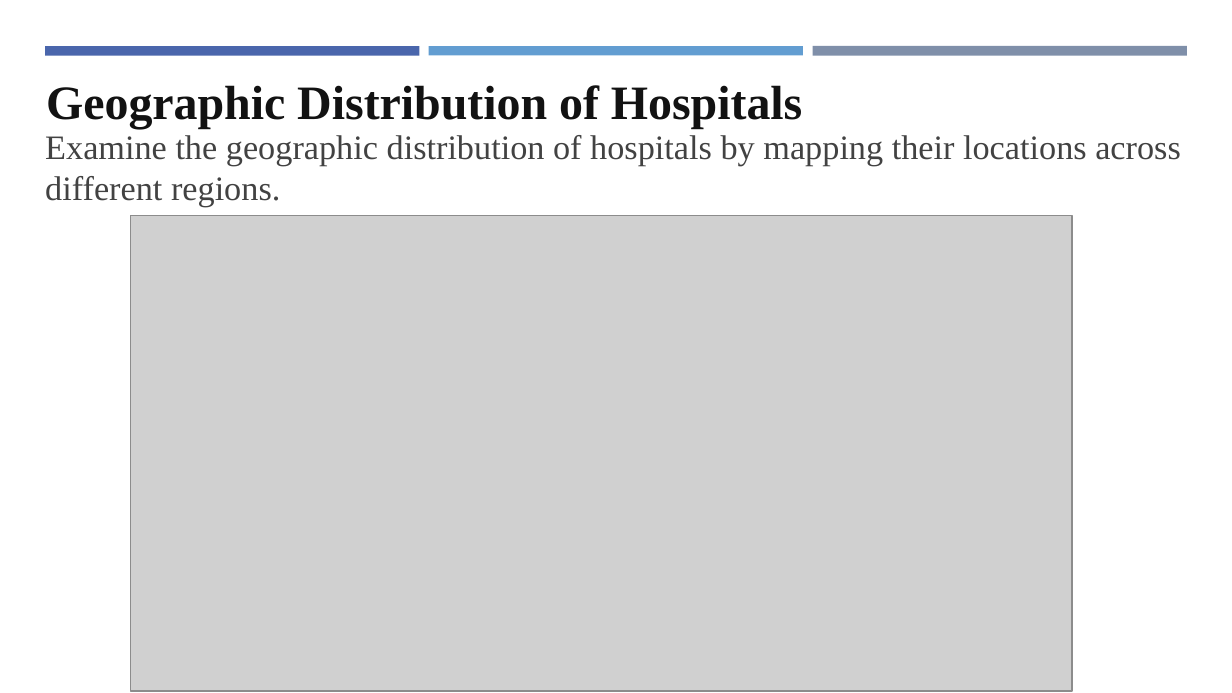
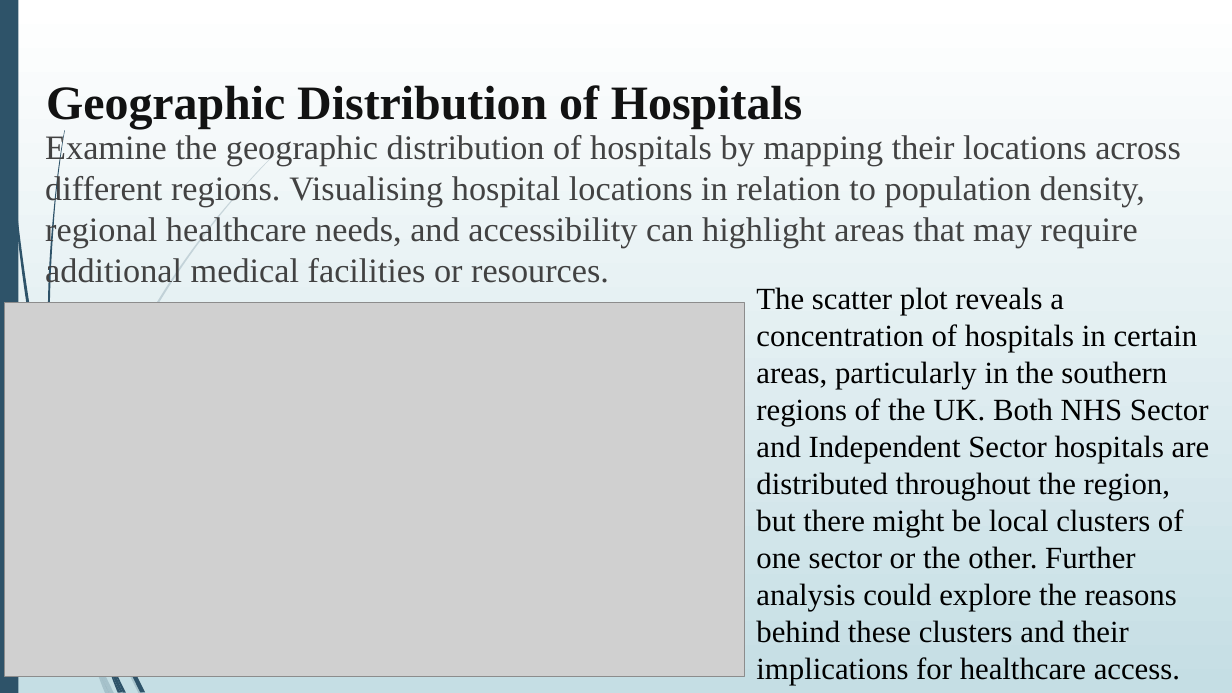
Before and after one commit to kouakoua1/Hospital-Analysis, a slide deck: slide 14 of 5 - Hospital Data Analysis report - Presentation.pptx (slide 15 before the commit). Drawn at 1232x693 pixels with LibreOffice and Linux fonts; fonts in the diff are those of the drawing; grey boxes stand for pictures. Boxes give left, top, right and bottom in pixels: in the first picture for what was removed or moved away, otherwise in the second. Text is boxed around its words. In the diff, an @@ line names an element or a change of style, - is before the commit and + after.

```diff
--- a/5 - Hospital Data Analysis report - Presentation.pptx
+++ b/5 - Hospital Data Analysis report - Presentation.pptx
@@ background #FFFFFF to gradient #FFFFFF to #C5DEE5 @@
@@ rectangle added at [0, 0, 18, 692], fill #2E5369 @@
@@ rectangle removed at [46, 47, 420, 57] @@
@@ rectangle removed at [429, 47, 803, 55] @@
@@ rectangle removed at [813, 46, 1188, 55] @@
@@ text at [45, 132, 1181, 289]: text changed @@
-Examine the geographic distribution of hospitals by mapping their locations across different regions.
+Examine the geographic distribution of hospitals by mapping their locations across different regions. Visualising hospital locations in relation to population density, regional healthcare needs, and accessibility can highlight areas that may require additional medical facilities or resources.
@@ text added at [756, 287, 1210, 685], 18 pt, text #000000 @@
+The scatter plot reveals a concentration of hospitals in certain areas, particularly in the southern regions of the UK. Both NHS Sector and Independent Sector hospitals are distributed throughout the region, but there might be local clusters of one sector or the other. Further analysis could explore the reasons behind these clusters and their implications for healthcare access.
@@ picture: place and size @@
-picture at [131, 216, 1072, 691]
+picture at [5, 303, 744, 676]
@@ group added at [0, 142, 288, 693]: 6 freeform shapes @@
@@ group added at [2, 0, 145, 693]: 6 freeform shapes @@
```
Also in this commit, not shown: 18 other slides changed, 4 slides added, 15 slides removed, 1 other file.
